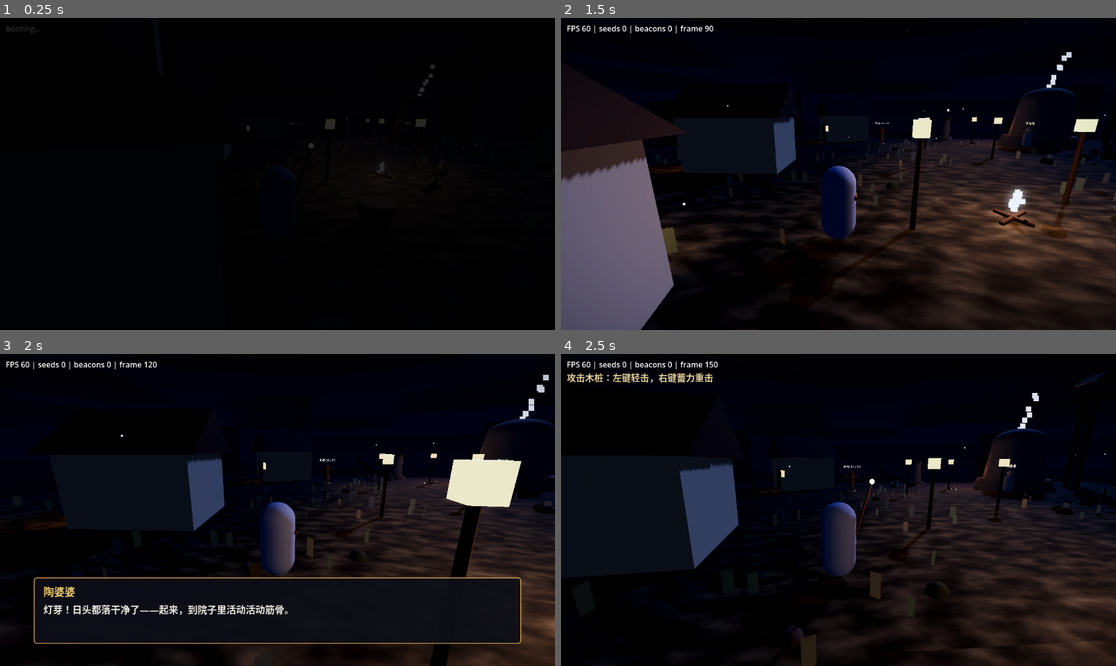
Above: before the commit, frames 1-4 (two rows, left to right).
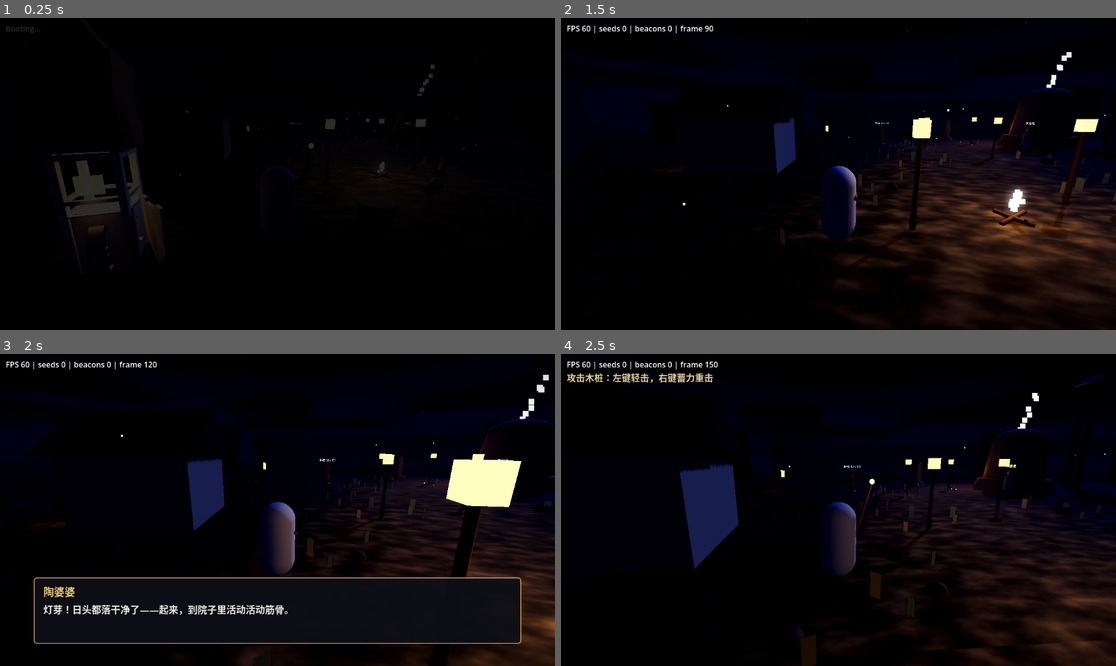
Above: after the commit, the same moments.

Repository: DarClsr/fireworld
Game: Godot game, scene res://scenes/main.tscn
Same seed, same stepped clock (60 frames per second), same inputs: the game is played once before the commit and once after it.
Inputs (mouse positions are in pixels of both pictures, inside the frame that each line leads up to):
- Up to frame 1 (0.25 s): no input
- Up to frame 2 (1.5 s): move the mouse to (866, 174) at 0.52 s; hold E (add_seed) 0.53-1.28 s; hold W (move_forward) from 0.53 s (still down); click (866, 174) at 0.67 s; tap Space (jump) at 0.77, 1.07 s; move the mouse to (810, 174) at 1.27 s; right-click (810, 174) at 1.35 s
- Up to frame 3 (2 s): keep holding W (move_forward); tap Space (jump) at 1.52, 1.82 s
- Up to frame 4 (2.5 s): keep holding W (move_forward); move the mouse to (849, 503) at 2.02 s; press the mouse at (849, 503) at 2.03 s

The runs differ from the first frame. In frame 1, 2.0% of the frame differs, in the area x 9-34%, y 29-82%; in frame 2, 13%, in the area x 0-100%, y 10-100%; in frame 3, 1.3%; in frame 4, 2.5%.

Commit message:
美术第二梯队首件：castle-kit 资产入库 + AssetLib 旧化着色器 + 样板房（灯芽家）
- Kenney Castle/Nature Kit CC0 入库（只入用到的 glb + License，ADR D5）
- AssetLib v2：旧化 shader（噪声尘垢/底部脏渍/局部色变/逐件种子）治白模感，支持 tint 覆写
- 防白模整改：SSAO 开启、全屏调色 v2（暗部偏蓝/亮部保色/加对比，弃去饱和方案）、月光降档
- 灯芽家换 castle 模块件石砌小楼（窗光/幡旗/深铜顶），tools/inspect_assets 尺寸检视工具
- 冒烟 14 项全绿；旧化视觉验收下轮截图补
- 修：ssao_half_resolution 属性在 4.7 Environment 上不存在导致环境构建中断

Diff:
--- /dev/null
+++ b/game/scripts/asset_lib.gd
@@ -0,0 +1,127 @@
+class_name AssetLib
+## 第三方资产放置器 v2：载入 glb + 旧化 shader（噪声尘垢/底部脏渍/局部色变），
+## 治「白模感」。可选 tint 覆写特定件的颜色（如屋顶压深铜）。
+## 用法：AssetLib.place(parent, "res://assets/.../x.glb", pos, rot_y_deg, scale, tint)
+
+const PALETTE_TINT := Color(0.92, 0.86, 0.78)   # 轻度暖灰乘色（保住原包大部分色）
+static var _aging_shader: Shader = null
+
+
+static func place(parent: Node, path: String, pos: Vector3, rot_y_deg: float = 0.0,
+		scl: Vector3 = Vector3.ONE, tint: Color = Color(0, 0, 0, 0)) -> Node3D:
+	var ps: PackedScene = load(path)
+	if ps == null:
+		push_warning("AssetLib: missing " + path)
+		return null
+	var node: Node3D = ps.instantiate()
+	node.position = pos
+	node.rotation_degrees.y = rot_y_deg
+	node.scale = scl
+	parent.add_child(node)
+	_recoat(node, tint)
+	return node
+
+
+static func _aging() -> Shader:
+	if _aging_shader != null:
+		return _aging_shader
+	var s := Shader.new()
+	s.code = """
+shader_type spatial;
+
+uniform sampler2D albedo_tex : source_color, filter_linear_mipmap;
+uniform vec4 tint : source_color = vec4(1.0);
+uniform float grime_strength = 0.45;
+uniform float seed = 0.0;
+varying vec3 wpos;
+
+float hash12(vec2 p) {
+	vec3 p3 = fract(vec3(p.xyx) * 443.8975);
+	p3 += dot(p3, p3.yzx + 19.19);
+	return fract((p3.x + p3.y) * p3.z);
+}
+float vnoise(vec2 p) {
+	vec2 i = floor(p);
+	vec2 f = fract(p);
+	f = f * f * (3.0 - 2.0 * f);
+	float a = hash12(i);
+	float b = hash12(i + vec2(1.0, 0.0));
+	float c = hash12(i + vec2(0.0, 1.0));
+	float d = hash12(i + vec2(1.0, 1.0));
+	return mix(mix(a, b, f.x), mix(c, d, f.x), f.y);
+}
+
+void vertex() {
+	wpos = (MODEL_MATRIX * vec4(VERTEX, 1.0)).xyz;
+}
+
+void fragment() {
+	vec4 base = texture(albedo_tex, UV) * tint;
+	float n1 = vnoise(wpos.xz * 2.3 + vec2(wpos.y * 1.1, seed));
+	float n2 = vnoise(wpos.xz * 0.55 + vec2(seed * 3.1, -wpos.y * 0.4));
+	float grime = smoothstep(0.35, 0.8, n1) * 0.6 + smoothstep(0.55, 0.95, n2) * 0.4;
+	vec3 dirt = vec3(0.30, 0.27, 0.24);
+	float bottom_dirt = smoothstep(1.3, 0.0, wpos.y);
+	vec3 aged = base.rgb;
+	aged = mix(aged, aged * dirt * 1.2,
+			clamp(grime * grime_strength + bottom_dirt * 0.4, 0.0, 0.75));
+	aged *= 1.0 + smoothstep(1.5, 3.0, wpos.y) * 0.06;
+	ALBEDO = aged;
+	ROUGHNESS = 0.92;
+	SPECULAR = 0.2;
+}
+"""
+	_aging_shader = s
+	return s
+
+
+static func _recoat(root: Node, tint_override: Color) -> void:
+	var stack: Array[Node] = [root]
+	var mesh_idx := 0
+	while not stack.is_empty():
+		var cur: Node = stack.pop_back()
+		stack.append_array(cur.get_children())
+		var mi := cur as MeshInstance3D
+		if mi == null:
+			continue
+		_recoat_mesh(mi, tint_override, mesh_idx)
+		mesh_idx += 1
+
+
+static func _recoat_mesh(mi: MeshInstance3D, tint_override: Color, mesh_idx: int) -> void:
+	var mesh := mi.mesh
+	if mesh == null:
+		return
+	for i in range(mesh.get_surface_count()):
+		var src := mi.get_active_material(i)
+		var tex: Texture2D = null
+		var tint := Color(1, 1, 1, 1)
+		if src is BaseMaterial3D:
+			var bm := src as BaseMaterial3D
+			tex = bm.albedo_texture
+			tint = bm.albedo_color
+			var lum := tint.get_luminance()
+			tint = tint.lerp(Color(lum, lum, lum), 0.12)   # 压一点原包艳色
+		if tint_override.a > 0.0:
+			tint *= tint_override
+		if tex == null:
+			tex = _flat_tex(tint)
+			tint = Color.WHITE
+		var sm := ShaderMaterial.new()
+		sm.shader = _aging()
+		sm.set_shader_parameter("albedo_tex", tex)
+		sm.set_shader_parameter("tint", tint)
+		sm.set_shader_parameter("grime_strength", 0.45)
+		sm.set_shader_parameter("seed", float(mesh_idx) * 1.7 + float(i) * 0.6)
+		mi.set_surface_override_material(i, sm)
+
+
+static func _flat_tex(color: Color) -> ImageTexture:
+	# 纯色兜底纹理（材质没有贴图时用）
+	var img: Image
+	if ClassDB.class_has_method("Image", "create_empty"):
+		img = Image.create_empty(4, 4, false, Image.FORMAT_RGBA8)
+	else:
+		img = Image.create(4, 4, false, Image.FORMAT_RGBA8)
+	img.fill(color)
+	return ImageTexture.create_from_image(img)
--- a/game/scripts/main.gd
+++ b/game/scripts/main.gd
@@ -174,14 +174,17 @@
 	sky.sky_material = _make_starry_sky_material()
 	e.sky = sky
 	e.ambient_light_source = Environment.AMBIENT_SOURCE_COLOR
-	e.ambient_light_color = Color(0.45, 0.55, 0.75)
-	e.ambient_light_energy = 0.22
+	e.ambient_light_color = Color(0.4, 0.42, 0.62)
+	e.ambient_light_energy = 0.18
 	e.tonemap_mode = Environment.TONE_MAPPER_ACES
 	e.tonemap_exposure = 1.05
 	e.glow_enabled = true
 	e.glow_intensity = 0.5
+	e.ssao_enabled = true
+	e.ssao_radius = 0.6
+	e.ssao_intensity = 1.6
 	e.fog_enabled = true
-	e.fog_light_color = Color(0.05, 0.08, 0.14)
+	e.fog_light_color = Color(0.055, 0.065, 0.15)
 	e.fog_density = 0.012
 	e.fog_sky_affect = 0.15
 	if _fog_off:
@@ -277,7 +280,7 @@
 	var m := DirectionalLight3D.new()
 	m.rotation_degrees = Vector3(-38, 140, 0)
 	m.light_color = Color(0.6, 0.7, 1.0)
-	m.light_energy = 0.28
+	m.light_energy = 0.22
 	m.shadow_enabled = true
 	m.directional_shadow_max_distance = 60.0
 	return m
@@ -293,16 +296,18 @@
 	shader.code = """
 shader_type canvas_item;
 uniform sampler2D screen_tex : hint_screen_texture, filter_linear;
-uniform float strength = 0.30;
 void fragment() {
 	vec3 col = texture(screen_tex, SCREEN_UV).rgb;
 	float lum = dot(col, vec3(0.299, 0.587, 0.114));
-	vec3 graded = mix(col, lum * vec3(0.45, 0.62, 1.05), 0.45);
+	// 夜晚色彩科学：阴影偏蓝、亮部保色；轻加饱和与对比
+	float shadow_mask = 1.0 - smoothstep(0.0, 0.45, lum);
+	col = mix(col, col * vec3(0.62, 0.72, 1.18), shadow_mask * 0.55);
+	float l2 = dot(col, vec3(0.299, 0.587, 0.114));
+	col = mix(vec3(l2), col, 1.08);
+	col = clamp((col - 0.5) * 1.06 + 0.5, vec3(0.0), vec3(1.0));
 	float d = distance(SCREEN_UV, vec2(0.5, 0.55));
-	float vig = smoothstep(0.42, 1.05, d);
-	vec3 outc = mix(col, graded, strength);
-	outc *= 1.0 - vig * 0.45;
-	COLOR = vec4(outc, 1.0);
+	col *= 1.0 - smoothstep(0.45, 1.05, d) * 0.4;
+	COLOR = vec4(col, 1.0);
 }
 """
 	var sm := ShaderMaterial.new()
@@ -622,6 +627,11 @@
 	await _r(110)
 	await _snap(_shot_base + "_village.png")
 
+	# Beat 1.5 样板房特写（资产版灯芽家）
+	_aim_cam(cin, Vector3(-14.5, 2.3, 16.8), Vector3(-9.3, 1.7, 12.2))
+	await _r(20)
+	await _snap(_shot_base + "_house.png")
+
 	# Beat 2 仪式：火种飞向灯芽（连续跳过途中所有对话直到仪式开演）
 	director.debug_ff_tutorials()
 	player.global_position = village.to_global(village.grandma_local) + Vector3(1.0, 0.06, 0.9)
--- a/game/scripts/village_kiln.gd
+++ b/game/scripts/village_kiln.gd
@@ -50,8 +50,12 @@
 func _ready() -> void:
 	_noise.seed = 55
 	_noise.frequency = 9.0
+	var has_assets := ResourceLoader.exists("res://assets/kenney_castle_kit/tower-square-mid-windows.glb")
 	for h: Dictionary in HOUSES:
-		_build_house(h)
+		if h.home and has_assets:
+			_build_asset_home()   # 样板房：castle-kit 模块件（docs/07 梯队二首件）
+		else:
+			_build_house(h)
 	_build_kiln()
 	for p: Vector3 in LANTERNS:
 		_build_lantern(p)
@@ -61,7 +65,7 @@
 	_build_watchtower()
 	_build_ground_cover()
 	add_child(_make_fireflies())
-	_make_smoke(_home_root.to_global(Vector3(1.0, 4.0, 1.0)))
+	_make_smoke(_home_root.to_global(Vector3(0, 4.4, 0)))
 	_make_smoke(Vector3(9.4, 4.8, -10.2))
 
 
@@ -158,6 +162,55 @@
 	img.fill_rect(Rect2i(9, 52, 46, 4), dark)     # 下框
 	_gobo = ImageTexture.create_from_image(img)
 	return _gobo
+
+
+# ---------------------------------------------------------------- 样板房（资产版灯芽家）
+
+func _build_asset_home() -> void:
+	var root := Node3D.new()
+	root.position = HOUSES[0].pos
+	root.rotation_degrees.y = HOUSES[0].rot
+	add_child(root)
+	_home_root = root
+
+	var base := "res://assets/kenney_castle_kit/"
+	AssetLib.place(root, base + "tower-square-mid-windows.glb", Vector3.ZERO)
+	AssetLib.place(root, base + "tower-square-mid-open.glb", Vector3(0, 1.01, 0))
+	AssetLib.place(root, base + "tower-square-roof.glb", Vector3(0, 2.02, 0), 0.0,
+			Vector3(1.18, 1.05, 1.18), Color(0.62, 0.45, 0.32, 1.0))   # 屋顶压深铜
+	AssetLib.place(root, base + "door.glb", Vector3(0, 0.02, 0.48), 0.0,
+			Vector3(1.4, 1.35, 1.0))
+	AssetLib.place(root, base + "flag-banner-short.glb", Vector3(0.78, 0, 0.5), 28.0,
+			Vector3.ONE * 1.5)
+
+	# 二层窗：炉火余光 + 窗棂投影
+	var win := MeshInstance3D.new()
+	var wm := BoxMesh.new()
+	wm.size = Vector3(0.36, 0.3, 0.05)
+	win.mesh = wm
+	win.position = Vector3(0, 1.5, 0.44)
+	win.material_override = _glow(Color(1.0, 0.76, 0.42), 1.1)
+	root.add_child(win)
+
+	var spot := SpotLight3D.new()
+	spot.position = Vector3(0, 1.55, 0.52)
+	spot.rotation_degrees.x = -56.0
+	spot.light_color = Color(1.0, 0.7, 0.4)
+	spot.spot_range = 6.0
+	spot.spot_angle = 42.0
+	spot.light_energy = 1.5
+	spot.shadow_enabled = false
+	spot.light_projector = _window_gobo()
+	root.add_child(spot)
+
+	var inner := OmniLight3D.new()
+	inner.position = Vector3(0, 1.5, 0)
+	inner.light_color = Color(1.0, 0.72, 0.42)
+	inner.omni_range = 5.0
+	inner.light_energy = 1.1
+	inner.shadow_enabled = false
+	root.add_child(inner)
+	lantern_lights.append(inner)
 
 
 # ---------------------------------------------------------------- 灰窑
--- /dev/null
+++ b/game/tools/inspect_assets.gd
@@ -0,0 +1,53 @@
+extends SceneTree
+## 资产尺寸检视：headless 打印每个 glb 的包围盒，供模块拼装用。
+## 运行：godot --headless --path game --script res://tools/inspect_assets.gd
+
+func _initialize() -> void:
+	var dir := "res://assets/kenney_castle_kit/"
+	for f in DirAccess.get_files_at(dir):
+		if not f.ends_with(".glb"):
+			continue
+		var ps: PackedScene = load(dir + f)
+		if ps == null:
+			print("%s  LOAD FAIL" % f)
+			continue
+		var node := ps.instantiate()
+		var aabb := _scene_aabb(node)
+		print("%-42s size=(%.2f, %.2f, %.2f)  min=(%.2f, %.2f, %.2f)" % [
+				f, aabb.size.x, aabb.size.y, aabb.size.z,
+				aabb.position.x, aabb.position.y, aabb.position.z])
+		node.free()
+	quit(0)
+
+
+func _scene_aabb(root: Node) -> AABB:
+	var merged := AABB()
+	var first := true
+	var stack: Array[Node] = [root]
+	while not stack.is_empty():
+		var n: Node = stack.pop_back()
+		stack.append_array(n.get_children())
+		var mi := n as MeshInstance3D
+		if mi == null:
+			continue
+		var ab := mi.mesh.get_aabb() if mi.mesh != null else AABB()
+		var xf := mi.global_transform if mi.is_inside_tree() else mi.transform
+		# 不在树里时手动沿父链累计变换
+		if not mi.is_inside_tree():
+			xf = _world_xf(mi)
+		ab = xf * ab
+		if first:
+			merged = ab
+			first = false
+		else:
+			merged = merged.merge(ab)
+	return merged
+
+
+func _world_xf(n: Node3D) -> Transform3D:
+	var xf := n.transform
+	var p := n.get_parent()
+	while p is Node3D:
+		xf = (p as Node3D).transform * xf
+		p = p.get_parent()
+	return xf
Not shown, added: game/assets/kenney_castle_kit/LICENSE.txt
Binary file added: game/assets/kenney_castle_kit/door.glb
Not shown, added: game/assets/kenney_castle_kit/door.glb.import
Binary file added: game/assets/kenney_castle_kit/flag-banner-long.glb
Not shown, added: game/assets/kenney_castle_kit/flag-banner-long.glb.import
Binary file added: game/assets/kenney_castle_kit/flag-banner-short.glb
Not shown, added: game/assets/kenney_castle_kit/flag-banner-short.glb.import
Binary file added: game/assets/kenney_castle_kit/stairs-stone.glb
Not shown, added: game/assets/kenney_castle_kit/stairs-stone.glb.import
Binary file added: game/assets/kenney_castle_kit/tower-square-mid-open.glb
Not shown, added: game/assets/kenney_castle_kit/tower-square-mid-open.glb.import
Binary file added: game/assets/kenney_castle_kit/tower-square-mid-windows.glb
(and 15 more such lines)
